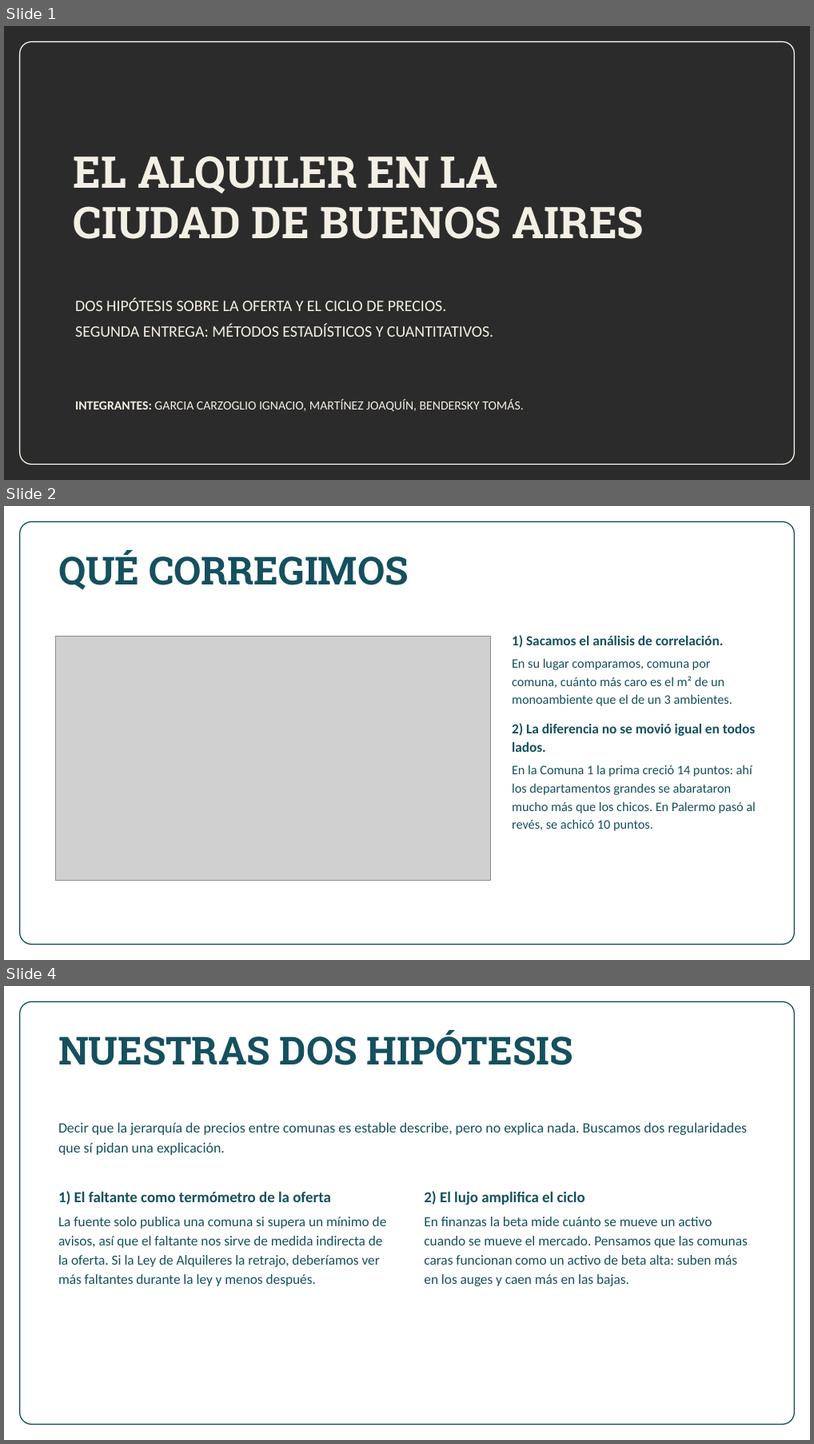
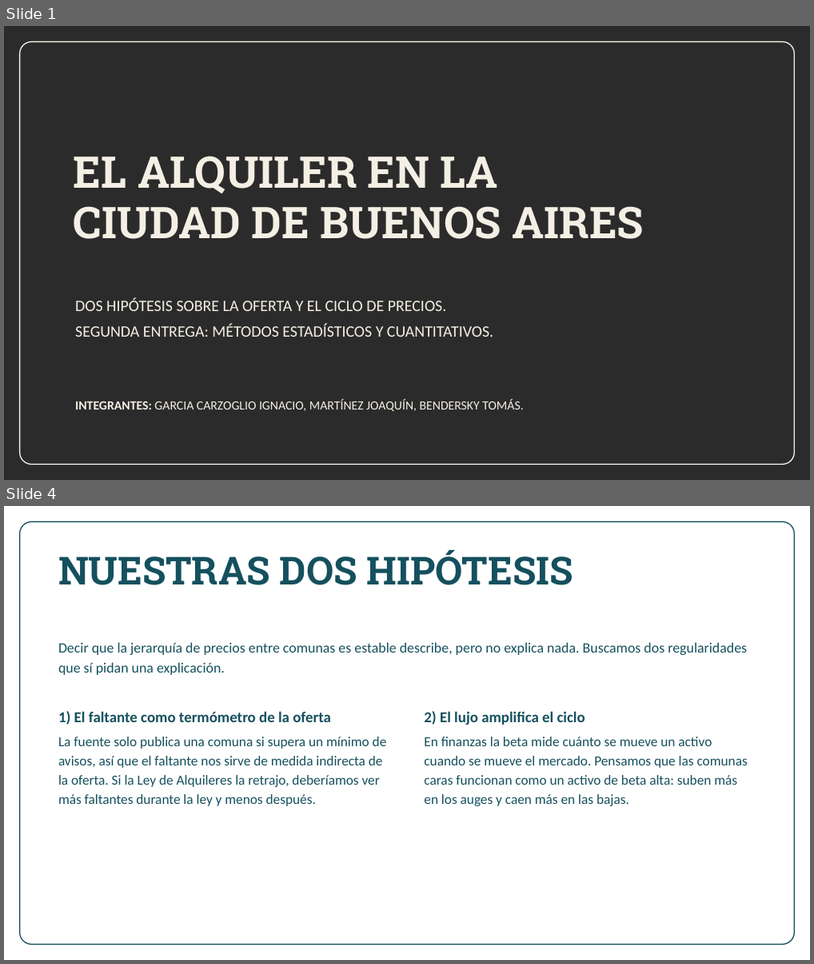
Before and after one commit to n4chogarcia-eng/tp_alquileres_caba, a slide deck: TP_instancia2_alquileres_CABA.pptx. Shown one above the other, each under a label of ours: slides 1, 2 and 4 before the commit, slides 1 and 4 after it; the slides between them are not shown. The pictures are 814x1444 and 814x964 pixels, drawn with LibreOffice and Linux fonts; fonts in the diff are those of the drawing; grey boxes stand for pictures; background and template pictures are left out; a plain dark background stands for a picture behind light text. Boxes give left, top, right and bottom in pixels: in the first picture for what was removed or moved away, otherwise in the second. Text is boxed around its words. In the diff, an @@ line names an element or a change of style, - is before the commit and + after.

```diff
--- a/TP_instancia2_alquileres_CABA.pptx
+++ b/TP_instancia2_alquileres_CABA.pptx
@@ slide 2 removed at <box>4,506,810,960</box>, background picture (left out) @@
@@ rounded rectangle removed at <box>20,522,794,944</box> @@
@@ text removed at <box>58,550,408,590</box> @@
-QUÉ CORREGIMOS
@@ picture removed at <box>55,636,491,880</box> @@
@@ text removed at <box>512,635,756,831</box> @@
-1) Sacamos el análisis de correlación.
-En su lugar comparamos, comuna por comuna, cuánto más caro es el m² de un monoambiente que el de un 3 ambientes.
-2) La diferencia no se movió igual en todos lados.
-En la Comuna 1 la prima creció 14 puntos: ahí los departamentos grandes se abarataron mucho más que los chicos. En Palermo pasó al revés, se achicó 10 puntos.
```
Also in this commit, not shown: 1 slide changed, 1 slide added, 5 other files.
